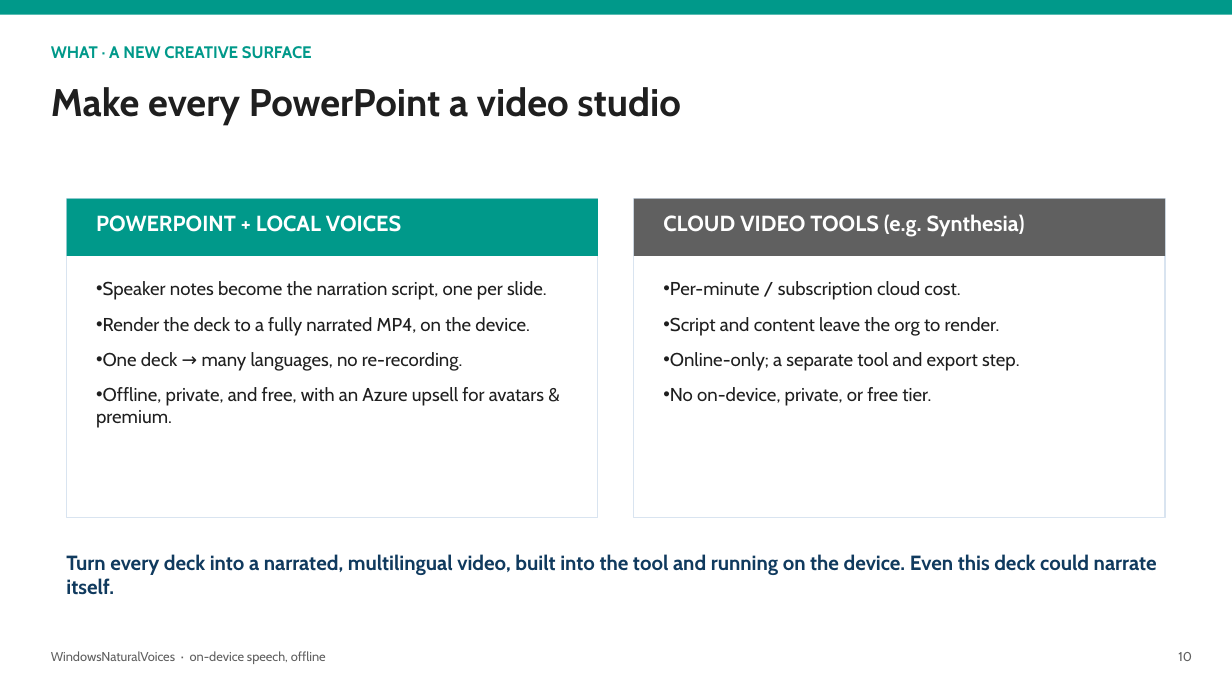
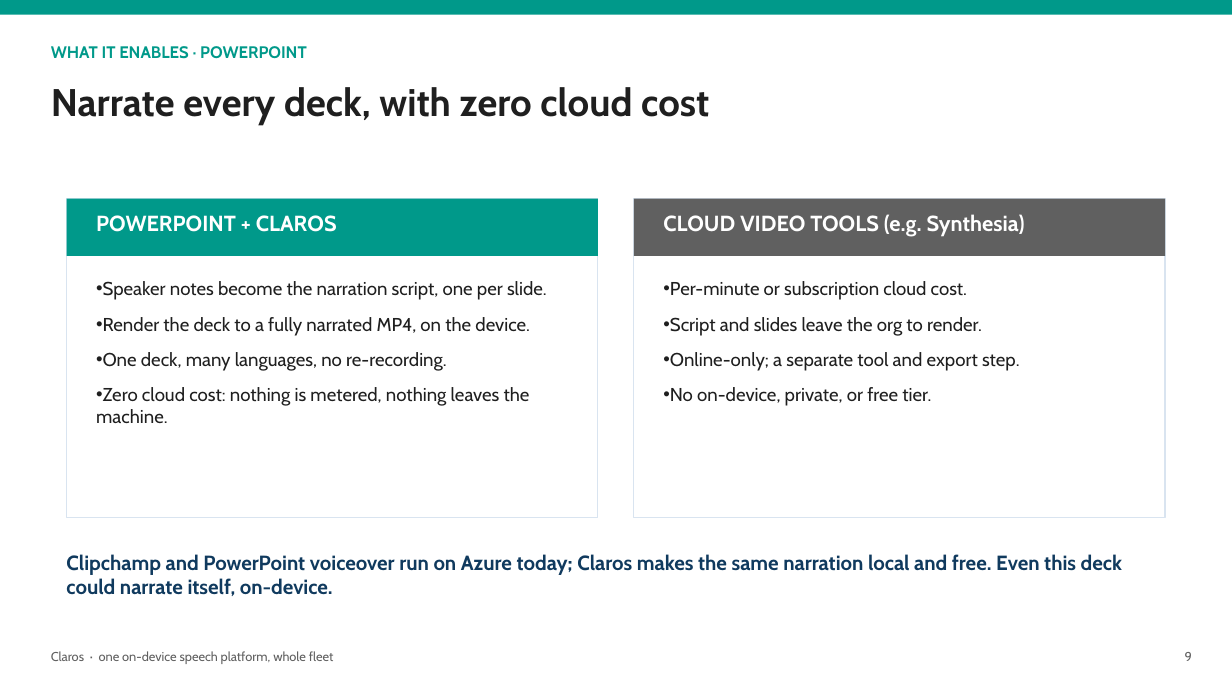
Before and after one commit to aclinick/claros, a slide deck: slide 9 of docs/pitch/live-voiceover.pptx (slide 10 before the commit). Drawn at 1232x693 pixels with LibreOffice and Linux fonts; fonts in the diff are those of the drawing. Boxes give left, top, right and bottom in pixels: in the first picture for what was removed or moved away, otherwise in the second. Text is boxed around its words. In the diff, an @@ line names an element or a change of style, - is before the commit and + after.

```diff
--- a/docs/pitch/live-voiceover.pptx
+++ b/docs/pitch/live-voiceover.pptx
@@ text at <box>51,46,307,59</box>: text changed @@
-WHAT · A NEW CREATIVE SURFACE
+WHAT IT ENABLES · POWERPOINT
@@ text at <box>51,87,709,126</box>: text changed @@
-Make every PowerPoint a video studio
+Narrate every deck, with zero cloud cost
@@ text at <box>96,215,337,232</box>: text changed @@
-POWERPOINT + LOCAL VOICES
+POWERPOINT + CLAROS
@@ text at <box>670,281,982,336</box>: text changed @@
-• Per-minute / subscription cloud cost.
-• Script and content leave the org to render.
+• Per-minute or subscription cloud cost.
+• Script and slides leave the org to render.
@@ text at <box>96,352,530,423</box>: text changed @@
-• One deck → many languages, no re-recording.
-• Offline, private, and free, with an Azure upsell for avatars & premium.
+• One deck, many languages, no re-recording.
+• Zero cloud cost: nothing is metered, nothing leaves the machine.
@@ text at <box>66,554,1122,596</box>: text changed @@
-Turn every deck into a narrated, multilingual video, built into the tool and running on the device. Even this deck could narrate itself.
+Clipchamp and PowerPoint voiceover run on Azure today; Claros makes the same narration local and free. Even this deck could narrate itself, on-device.
@@ text at <box>51,651,334,664</box>: text changed @@
-WindowsNaturalVoices · on-device speech, offline
+Claros · one on-device speech platform, whole fleet
@@ text at <box>1185,652,1192,661</box>: text changed @@
-10
+9
```
Also in this commit, not shown: 2 other slides changed, 12 slides added, 14 slides removed, 2 other files.
